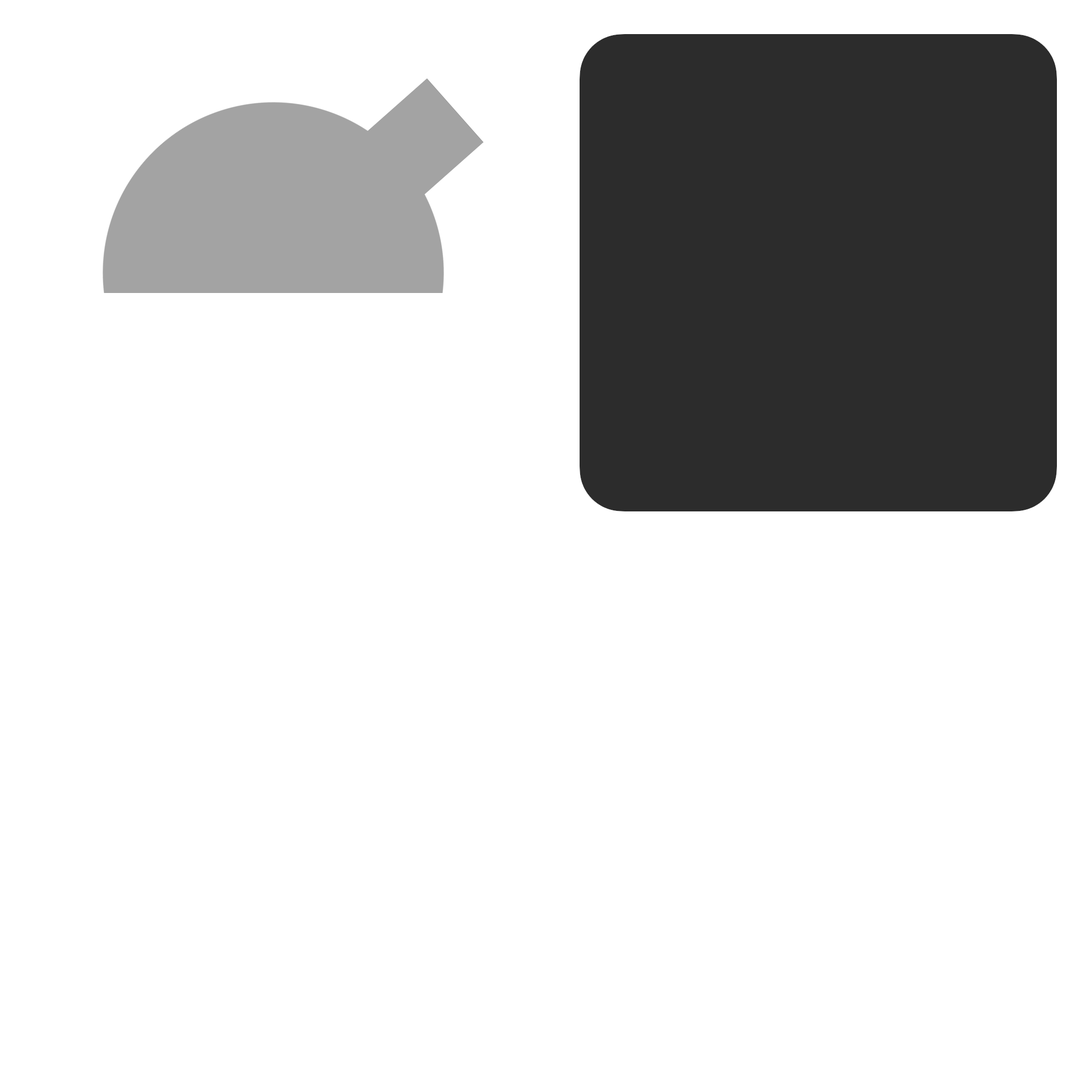
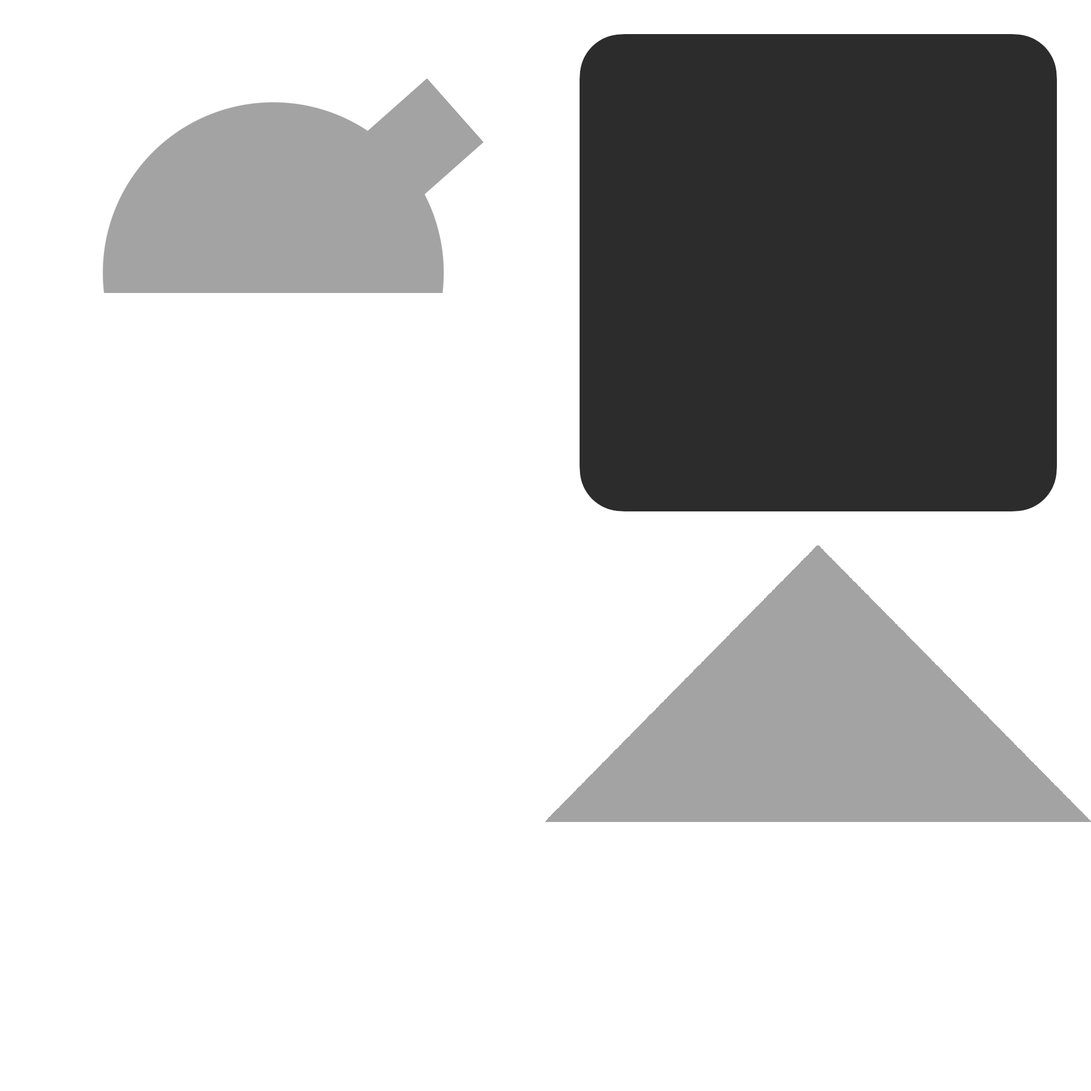
Layer changes from the first 1091 x 1091 image to the second:
painted on "Hus" over (x1=545, y1=545, x2=1091, y2=823)
